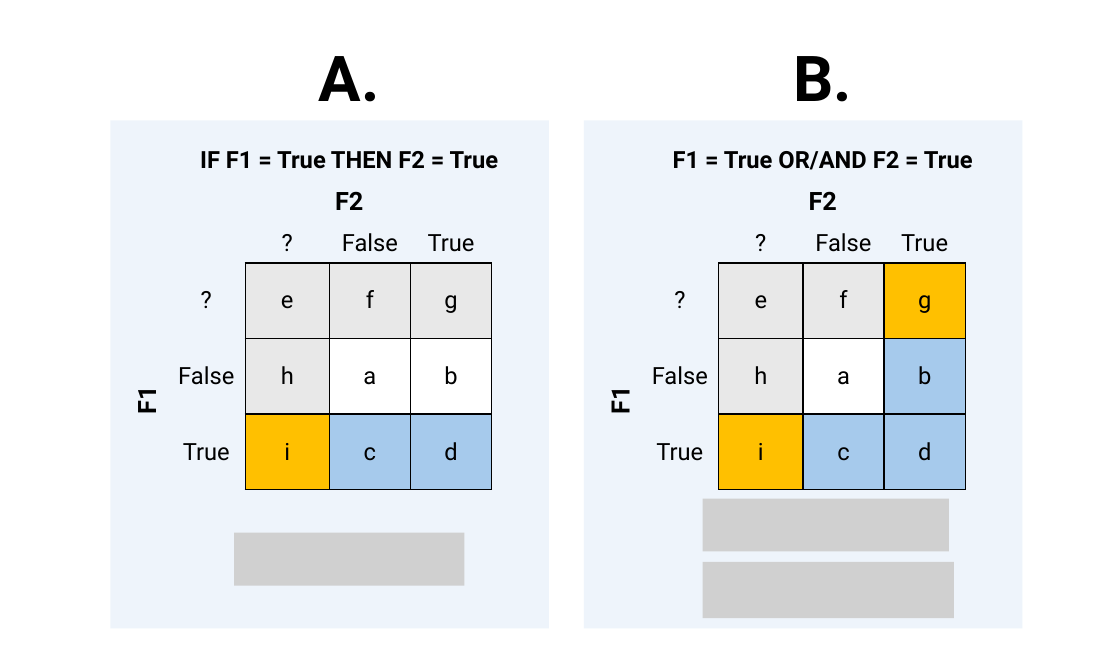
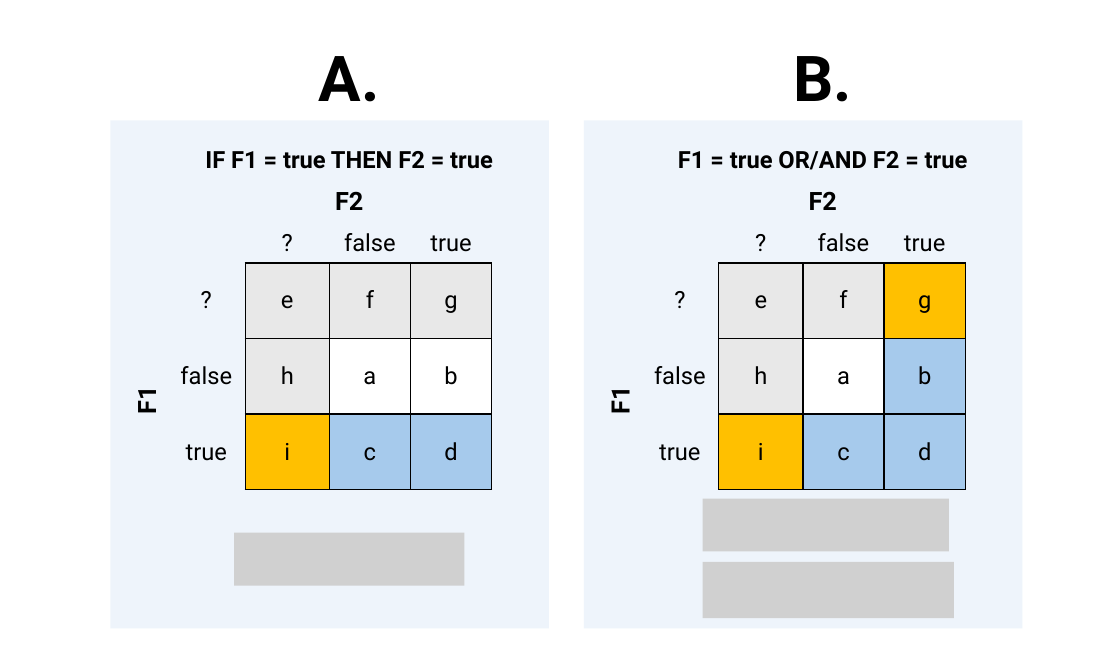
Before and after one commit to annagraff/crossling-curated, a slide deck: slide 1 of plots/Fig7 applicability.pptx. Drawn at 1120x672 pixels with LibreOffice and Linux fonts; fonts in the diff are those of the drawing; grey boxes stand for pictures. Boxes give left, top, right and bottom in pixels: in the first picture for what was removed or moved away, otherwise in the second. Text is boxed around its words. In the diff, an @@ line names an element or a change of style, - is before the commit and + after.

```diff
--- a/plots/Fig7 applicability.pptx
+++ b/plots/Fig7 applicability.pptx
@@ text at (x1=205, y1=151, x2=493, y2=169): text changed @@
-IF F1 = True THEN F2 = True
+IF F1 = true THEN F2 = true
@@ text at (x1=678, y1=151, x2=968, y2=170): text changed @@
-F1 = True OR/AND F2 = True
+F1 = true OR/AND F2 = true
@@ table at (x1=167, y1=224, x2=491, y2=491) @@
-row 1, column 3: False
+row 1, column 3: false
-row 1, column 4: True
+row 1, column 4: true
-row 3, column 1: False
+row 3, column 1: false
-row 4, column 1: True
+row 4, column 1: true
@@ table at (x1=641, y1=224, x2=964, y2=491) @@
-row 1, column 3: False
+row 1, column 3: false
-row 1, column 4: True
+row 1, column 4: true
-row 3, column 1: False
+row 3, column 1: false
-row 4, column 1: True
+row 4, column 1: true
```
Also in this commit, not shown: 12 other files.
